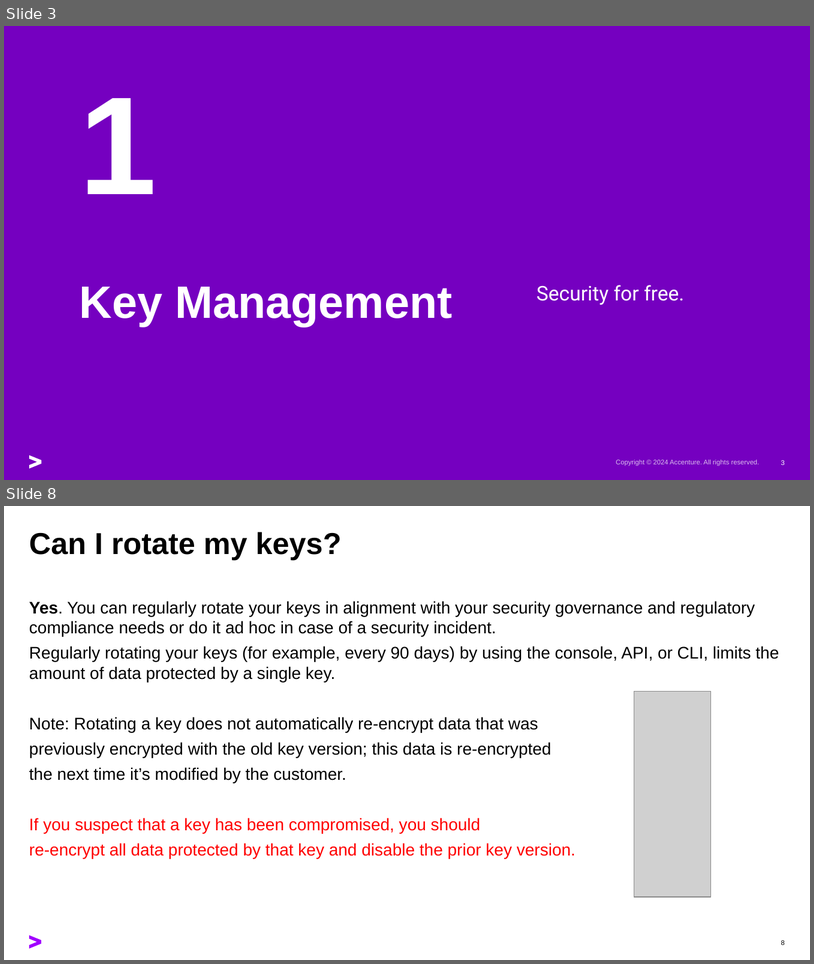
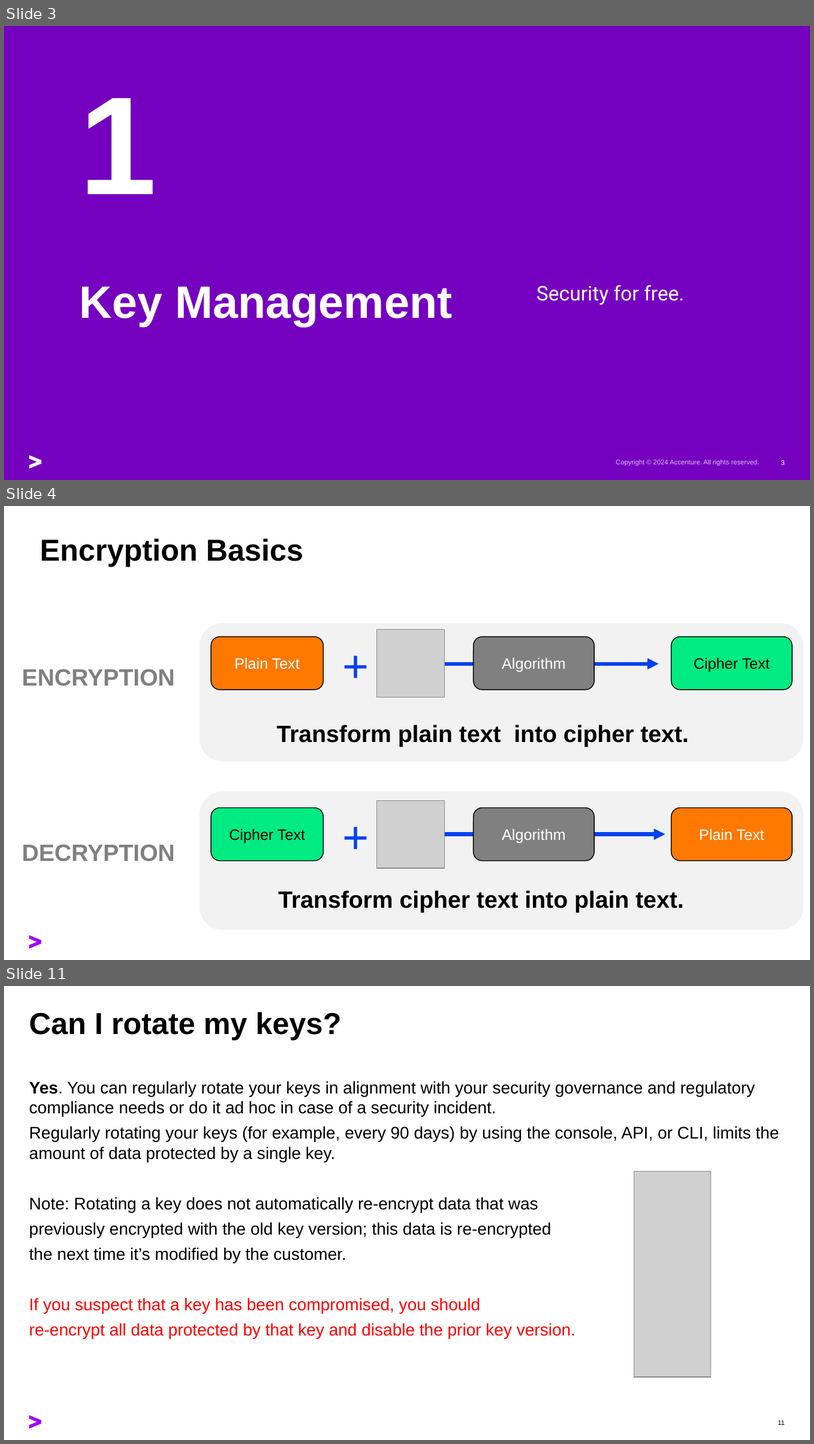
Before and after one commit to oehrlis/oci-sec-ws, a slide deck: ppt/04_Others.pptx. Shown one above the other, each under a label of ours: slides 3 and 8 before the commit, slides 3, 4 and 11 after it; the slides between them are not shown. The pictures are 814x964 and 814x1444 pixels, drawn with LibreOffice and Linux fonts; fonts in the diff are those of the drawing; grey boxes stand for pictures; background and template pictures are left out. Boxes give left, top, right and bottom in pixels: in the first picture for what was removed or moved away, otherwise in the second. Text is boxed around its words. In the diff, an @@ line names an element or a change of style, - is before the commit and + after.

```diff
--- a/ppt/04_Others.pptx
+++ b/ppt/04_Others.pptx
@@ slide 4 added at bbox=[4, 506, 810, 960], background #FFFFFF; not listed: 1 template element that a slide beside it also shows @@
@@ title added at bbox=[40, 538, 303, 566], 36 pt, text #000000, bold @@
+Encryption Basics
@@ rounded rectangle added at bbox=[200, 624, 804, 762], fill #F2F2F2 @@
@@ picture added at bbox=[377, 630, 445, 697] @@
@@ rounded rectangle added at bbox=[211, 637, 323, 690], fill #FF7800, outline #000000 1 pt, 18 pt, text #FFFFFF @@
+Plain Text
@@ text added at bbox=[343, 637, 381, 690], 54 pt, text #0041F0 @@
++
@@ rounded rectangle added at bbox=[474, 637, 595, 690], fill #808080, outline #000000 1 pt, 18 pt, text #FFFFFF @@
+Algorithm
@@ rounded rectangle added at bbox=[672, 637, 793, 690], fill #00EB81, outline #000000 1 pt, 18 pt, text #000000 @@
+Cipher Text
@@ arrow added from (438, 664) to (659, 664), #0041F0 4.5 pt @@
@@ text added at bbox=[22, 669, 175, 686], 28 pt, text #808080, bold @@
+ENCRYPTION
@@ text added at bbox=[277, 724, 689, 747], 28 pt, text #000000, bold @@
+Transform plain text into cipher text.
@@ rounded rectangle added at bbox=[200, 792, 804, 930], fill #F2F2F2 @@
@@ rounded rectangle added at bbox=[211, 807, 323, 861], fill #00EB81, outline #000000 1 pt, 18 pt, text #000000 @@
+Cipher Text
@@ text added at bbox=[343, 807, 381, 861], 54 pt, text #0041F0 @@
++
@@ picture added at bbox=[377, 800, 445, 868] @@
@@ rounded rectangle added at bbox=[474, 807, 595, 861], fill #808080, outline #000000 1 pt, 18 pt, text #FFFFFF @@
+Algorithm
@@ rounded rectangle added at bbox=[672, 807, 793, 861], fill #FF7800, outline #000000 1 pt, 18 pt, text #FFFFFF @@
+Plain Text
@@ text added at bbox=[22, 844, 175, 861], 28 pt, text #808080, bold @@
+DECRYPTION
@@ arrow added from (445, 834) to (666, 834), #0041F0 4.5 pt @@
@@ text added at bbox=[278, 890, 684, 912], 28 pt, text #000000, bold @@
+Transform cipher text into plain text.
@@ what was slide 8 is now slide 11 @@
@@ page number at bbox=[778, 1420, 785, 1425]: text changed @@
-8
+11
```
Also in this commit, not shown: 4 slides changed, 2 other slides added, 11 other files.
